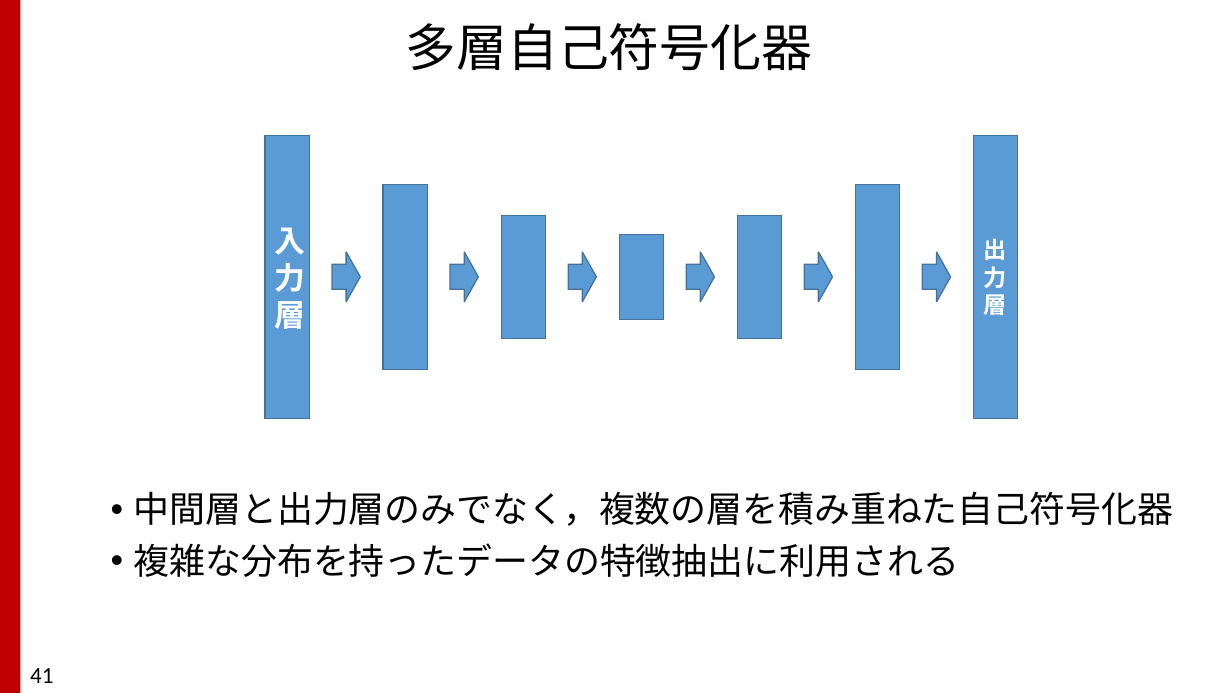
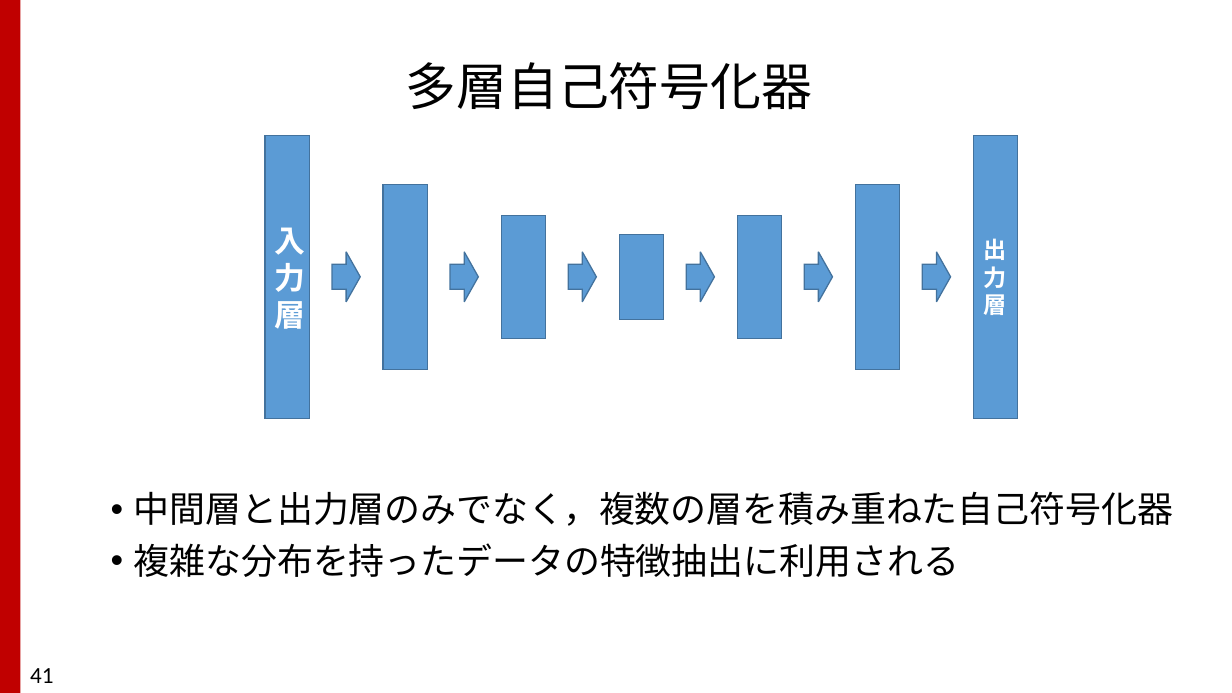
Before and after one commit to TakashiIjiri/TakashiIjiri.github.io, a slide deck: slide 41 of classes/cv/cv8.pptx. Drawn at 1232x693 pixels with LibreOffice and Linux fonts; fonts in the diff are those of the drawing. Boxes give left, top, right and bottom in pixels: in the first picture for what was removed or moved away, otherwise in the second. Text is boxed around its words. In the diff, an @@ line names an element or a change of style, - is before the commit and + after.

```diff
--- a/classes/cv/cv8.pptx
+++ b/classes/cv/cv8.pptx
@@ title "多層自己符号化器": place and size @@
-title "多層自己符号化器" at (406,23,813,71)
+title "多層自己符号化器" at (406,62,813,110)
```
Also in this commit, not shown: 14 other slides changed, 1 other file.
